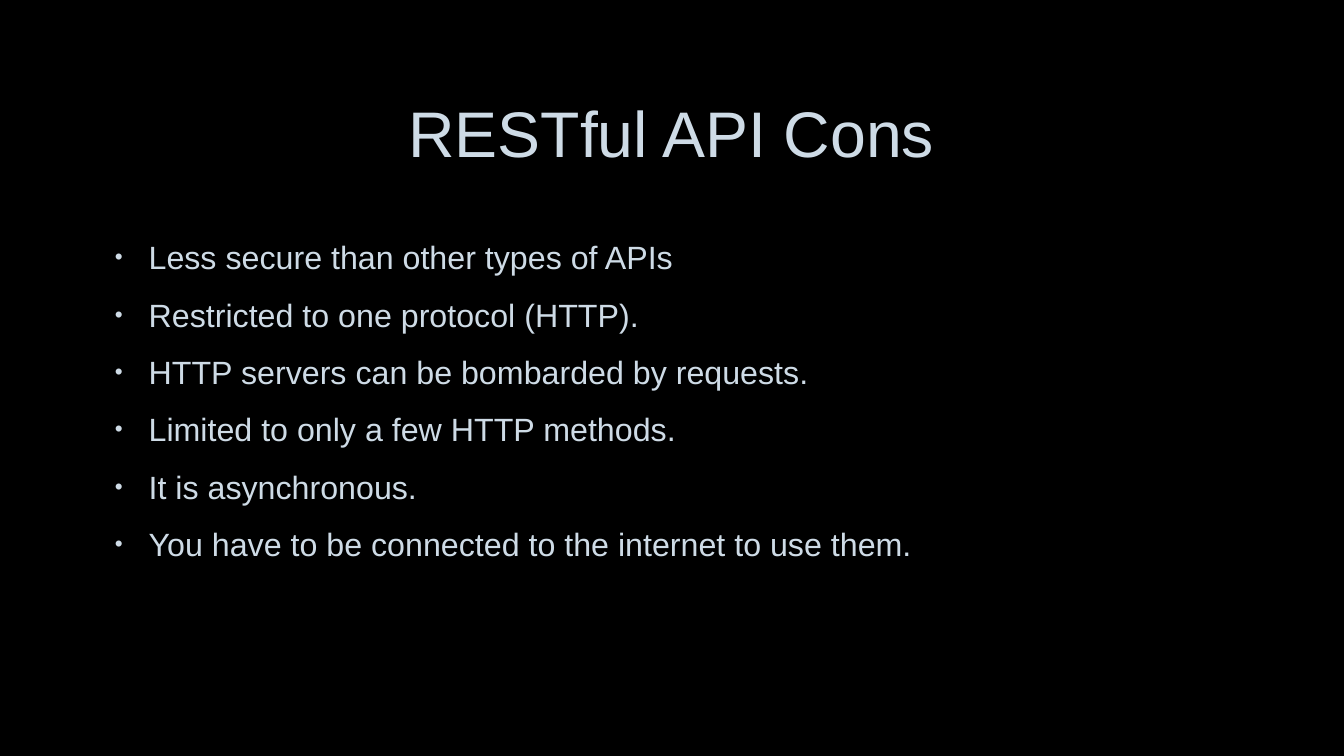
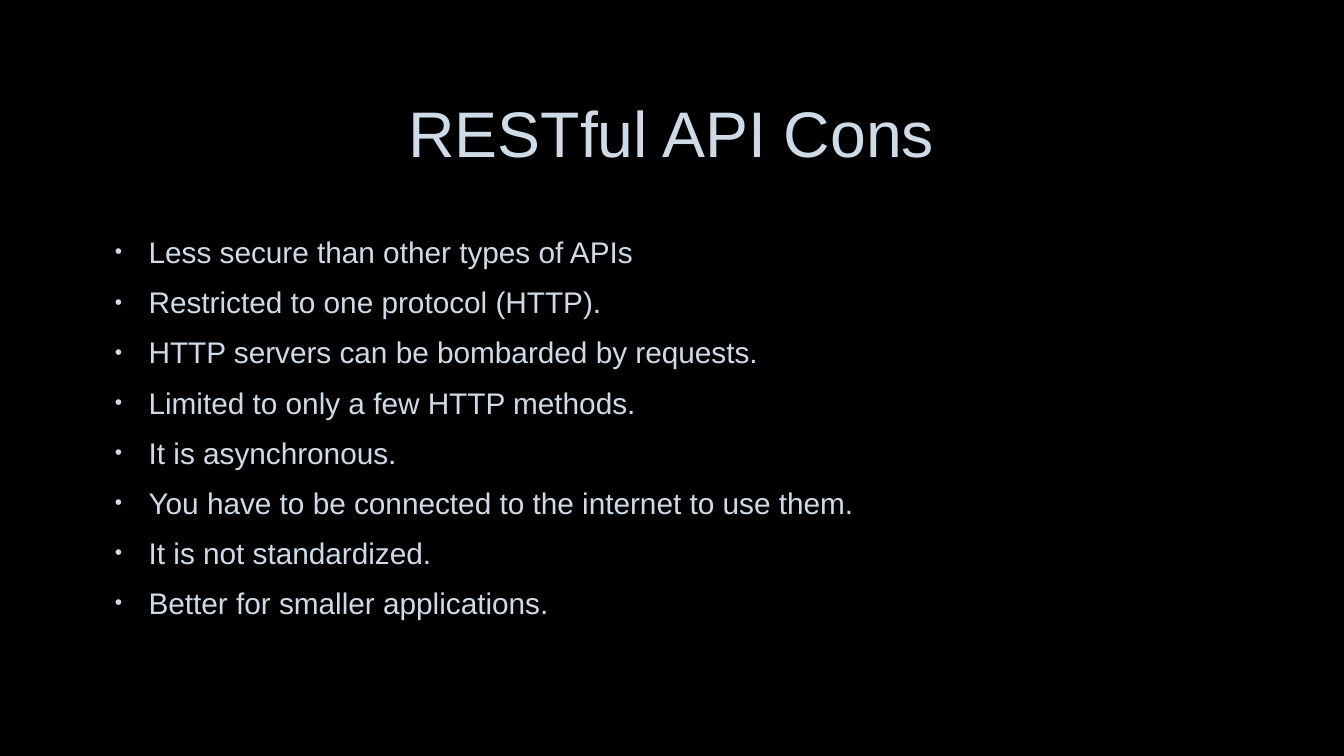
Before and after one commit to nerdommicro/WEB-420, a slide deck: slide 9 of week2/nesbitt-week2.pptx. Drawn at 1344x756 pixels with LibreOffice and Linux fonts; fonts in the diff are those of the drawing; background and template pictures are left out. Boxes give left, top, right and bottom in pixels: in the first picture for what was removed or moved away, otherwise in the second. Text is boxed around its words. In the diff, an @@ line names an element or a change of style, - is before the commit and + after.

```diff
--- a/week2/nesbitt-week2.pptx
+++ b/week2/nesbitt-week2.pptx
@@ text at box(149, 241, 853, 515): size 23 to 21.3 pt in "Less secure than other types of APIs", "Restricted to one protocol (HTTP).", "HTTP servers can be bombarded by requests.", "Limited to only a few HTTP methods." and 2 more places; line spacing 1.1 to 1 @@
@@ text at box(149, 542, 548, 620): paragraphs added @@
+• It is not standardized.
+• Better for smaller applications.
```
Also in this commit, not shown: 2 other files.
